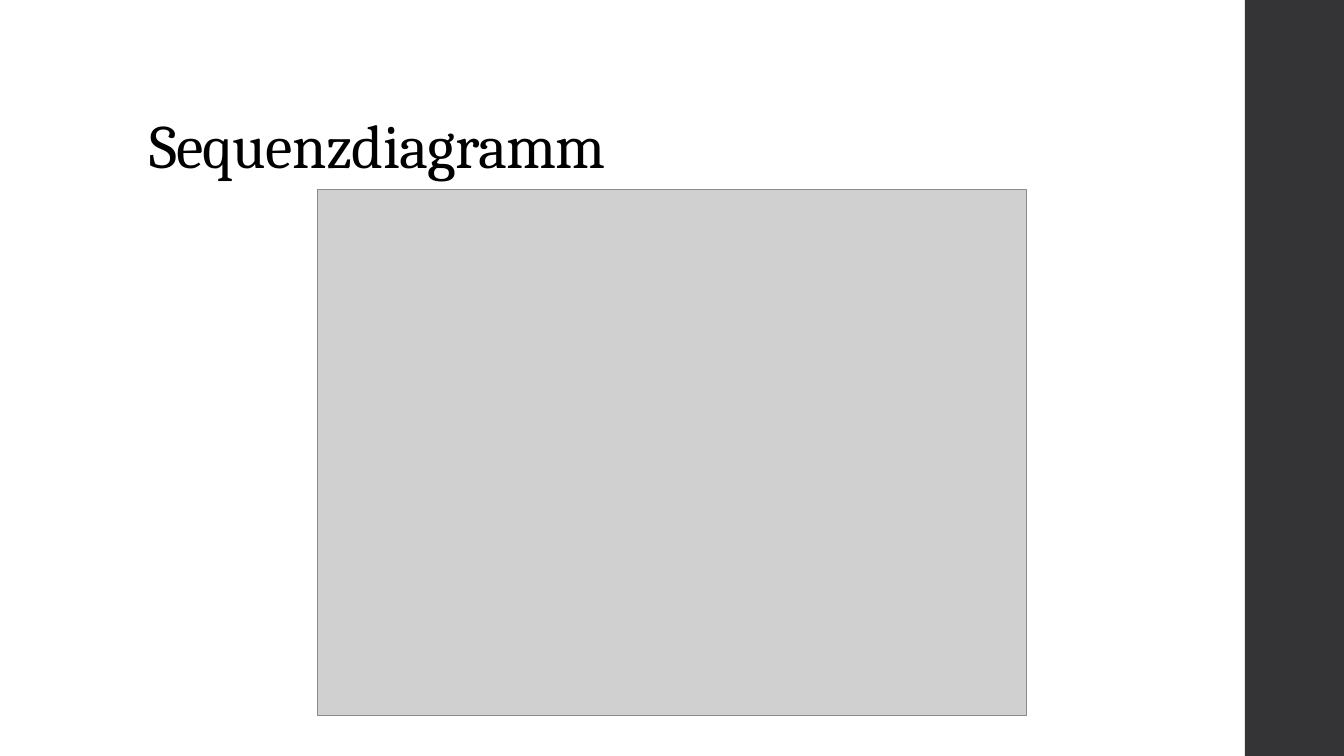
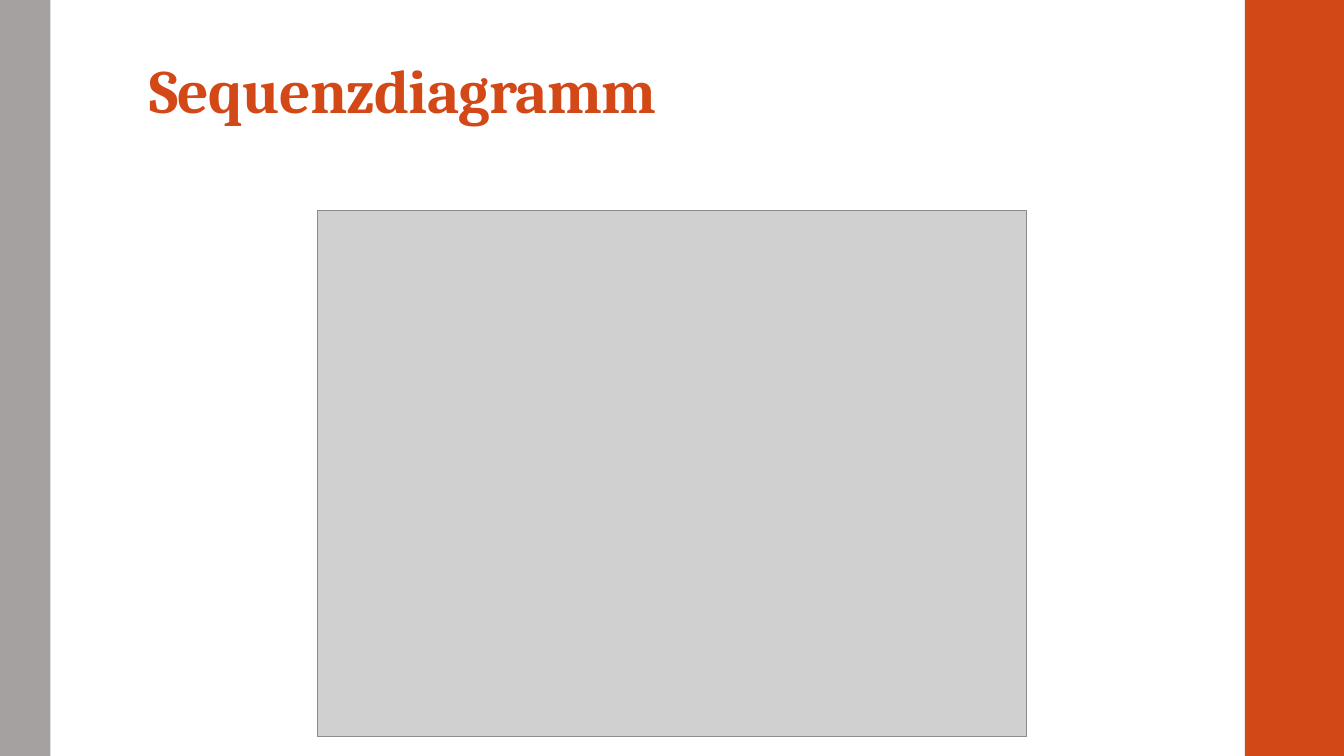
Before and after one commit to CodeIsJustLikeMagic/SE1Minutes, a slide deck: slide 5 of Projekt Diagramme/19 Präsentation und Demo TODO.pptx. Drawn at 1344x756 pixels with LibreOffice and Linux fonts; fonts in the diff are those of the drawing; grey boxes stand for pictures. Boxes give left, top, right and bottom in pixels: in the first picture for what was removed or moved away, otherwise in the second. Text is boxed around its words. In the diff, an @@ line names an element or a change of style, - is before the commit and + after.

```diff
--- a/Projekt Diagramme/19 Präsentation und Demo TODO.pptx
+++ b/Projekt Diagramme/19 Präsentation und Demo TODO.pptx
@@ rectangle added at (0, 0, 50, 756), fill #A6A1A1 @@
@@ rectangle at (1245, 0, 1344, 756): fill #353537 to #D34817 @@
@@ title "Sequenzdiagramm": place and size @@
-title "Sequenzdiagramm" at (149, 125, 606, 181)
+title "Sequenzdiagramm" at (149, 70, 656, 127)
@@ title "Sequenzdiagramm" at (149, 70, 656, 127): text colour #000000 to #D34817, bold on @@
@@ picture: place and size @@
-picture at (318, 190, 1026, 716)
+picture at (318, 211, 1026, 737)
```
Also in this commit, not shown: 6 other slides changed, 1 slide added, 1 other file.
